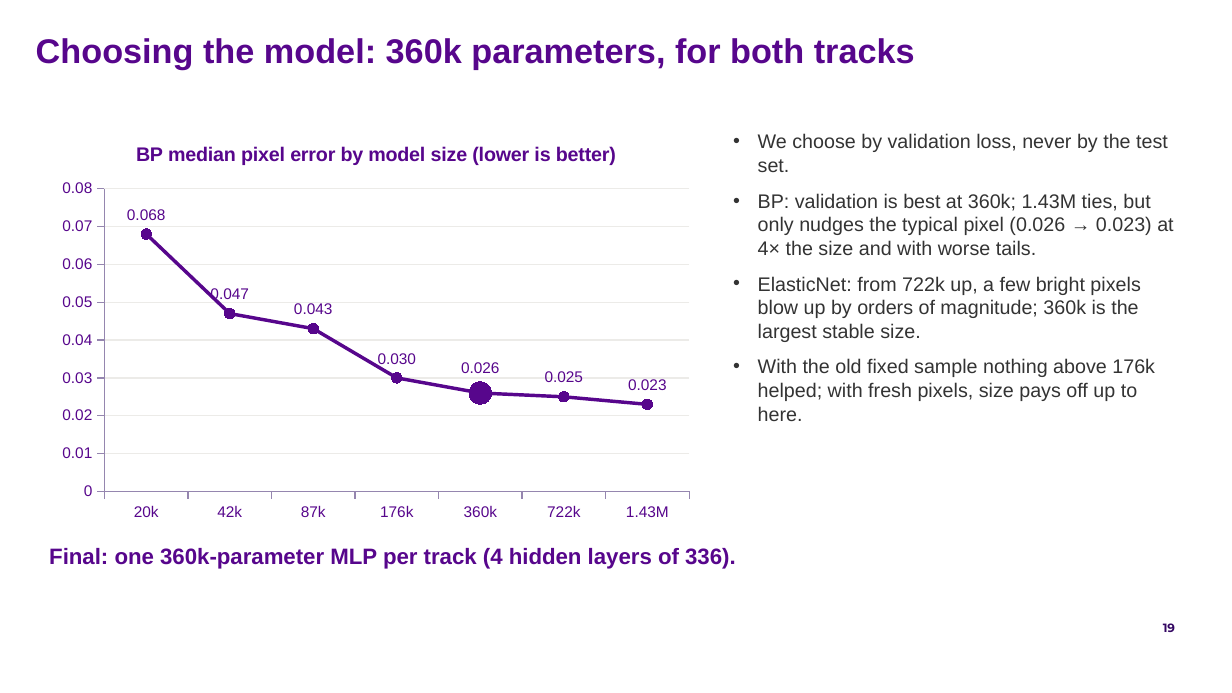
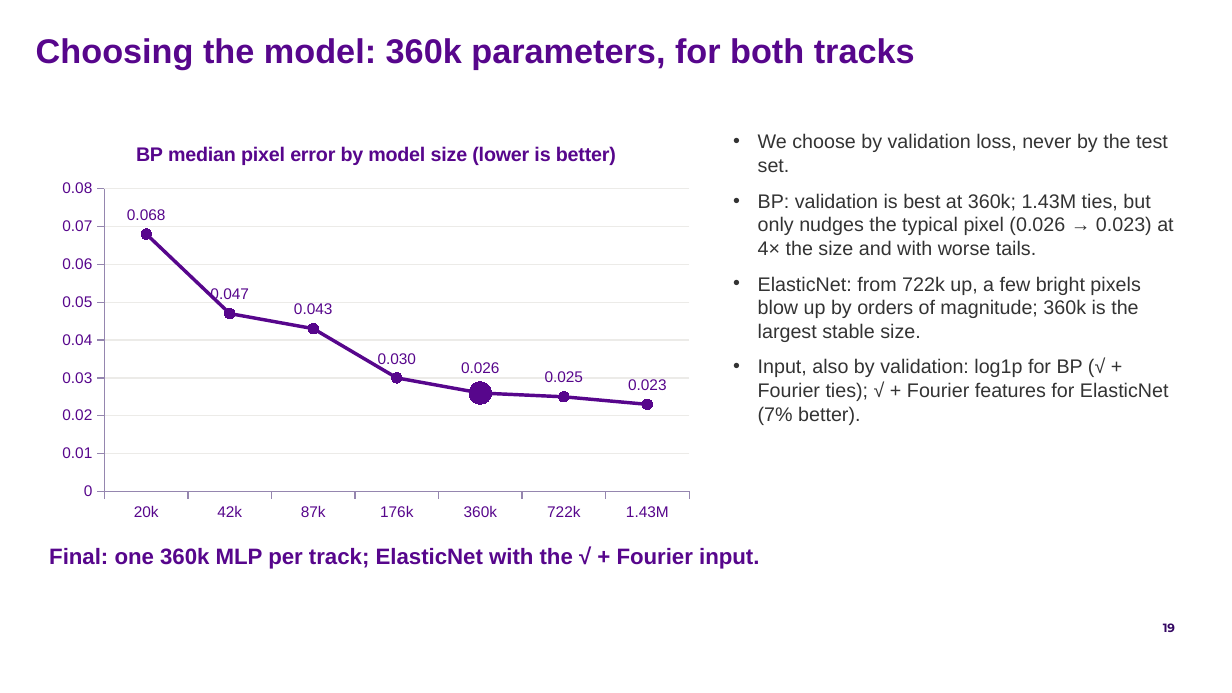
Before and after one commit to FruitPnchSamuraiG/solar-dem-inversion, a slide deck: slide 19 of slides/DEM_deck_v2.pptx. Drawn at 1232x693 pixels with LibreOffice and Linux fonts; fonts in the diff are those of the drawing; background and template pictures are left out. Boxes give left, top, right and bottom in pixels: in the first picture for what was removed or moved away, otherwise in the second. Text is boxed around its words. In the diff, an @@ line names an element or a change of style, - is before the commit and + after.

Commit message:
slides + results: ElasticNet takes the sqrt + Fourier input; BP keeps log1p
On the 360k models, sqrt + Fourier input wins ElasticNet's validation (0.0533
vs 0.0575) and beats the supervised model on every headline metric; on BP it
ties on validation (2.1472 vs 2.1478) and does not help flare cores, so BP
keeps log1p. The final-model folder, figures and deck follow.

```diff
--- a/slides/DEM_deck_v2.pptx
+++ b/slides/DEM_deck_v2.pptx
@@ text at (758,358,1169,425): text changed @@
-• With the old fixed sample nothing above 176k helped; with fresh pixels, size pays off up to here.
+• Input, also by validation: log1p for BP (√ + Fourier ties); √ + Fourier features for ElasticNet (7% better).
@@ text at (49,548,759,569): text changed @@
-Final: one 360k-parameter MLP per track (4 hidden layers of 336).
+Final: one 360k MLP per track; ElasticNet with the √ + Fourier input.
```
Also in this commit, not shown: 7 other slides changed, 18 other files.
